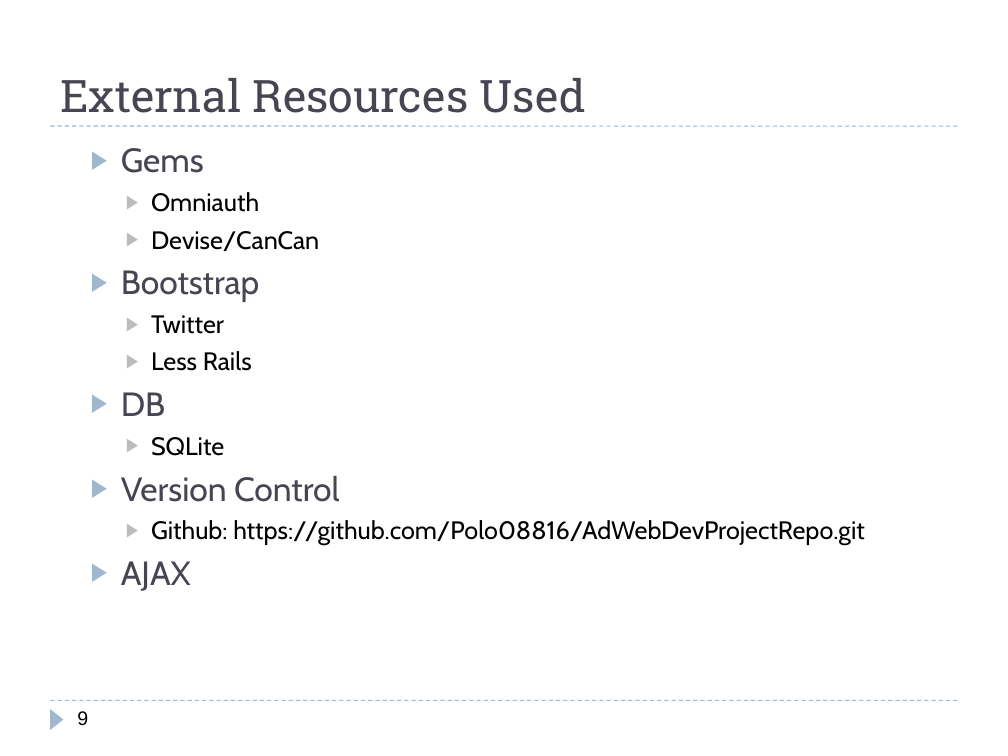
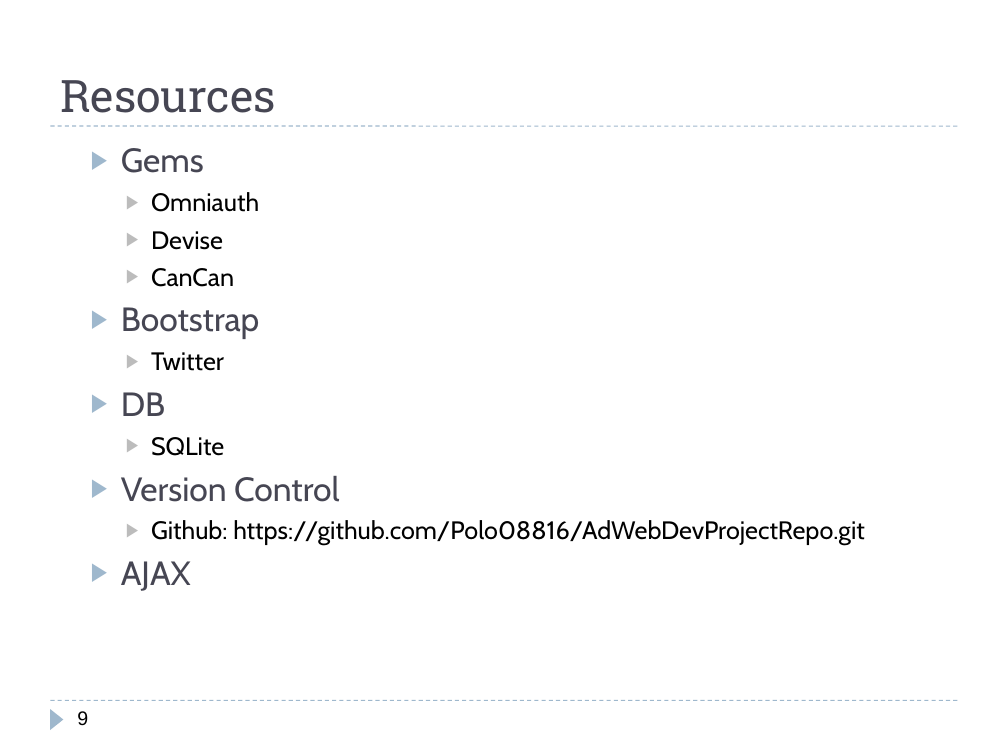
Before and after one commit to Polo08816/AdWebDevProjectRepo, a slide deck: slide 9 of Documents/Presentation.pptx. Drawn at 1008x756 pixels with LibreOffice and Linux fonts; fonts in the diff are those of the drawing. Boxes give left, top, right and bottom in pixels: in the first picture for what was removed or moved away, otherwise in the second. Text is boxed around its words. In the diff, an @@ line names an element or a change of style, - is before the commit and + after.

```diff
--- a/Documents/Presentation.pptx
+++ b/Documents/Presentation.pptx
@@ title at box(60, 80, 276, 113): text changed @@
-External Resources Used
+Resources
@@ text at box(151, 231, 234, 287): text changed @@
-    ▶ Devise/CanCan
+    ▶ Devise
+    ▶ CanCan
@@ text at box(151, 351, 252, 371): paragraph removed @@
-    ▶ Less Rails
```
Also in this commit, not shown: 3 other slides changed.
